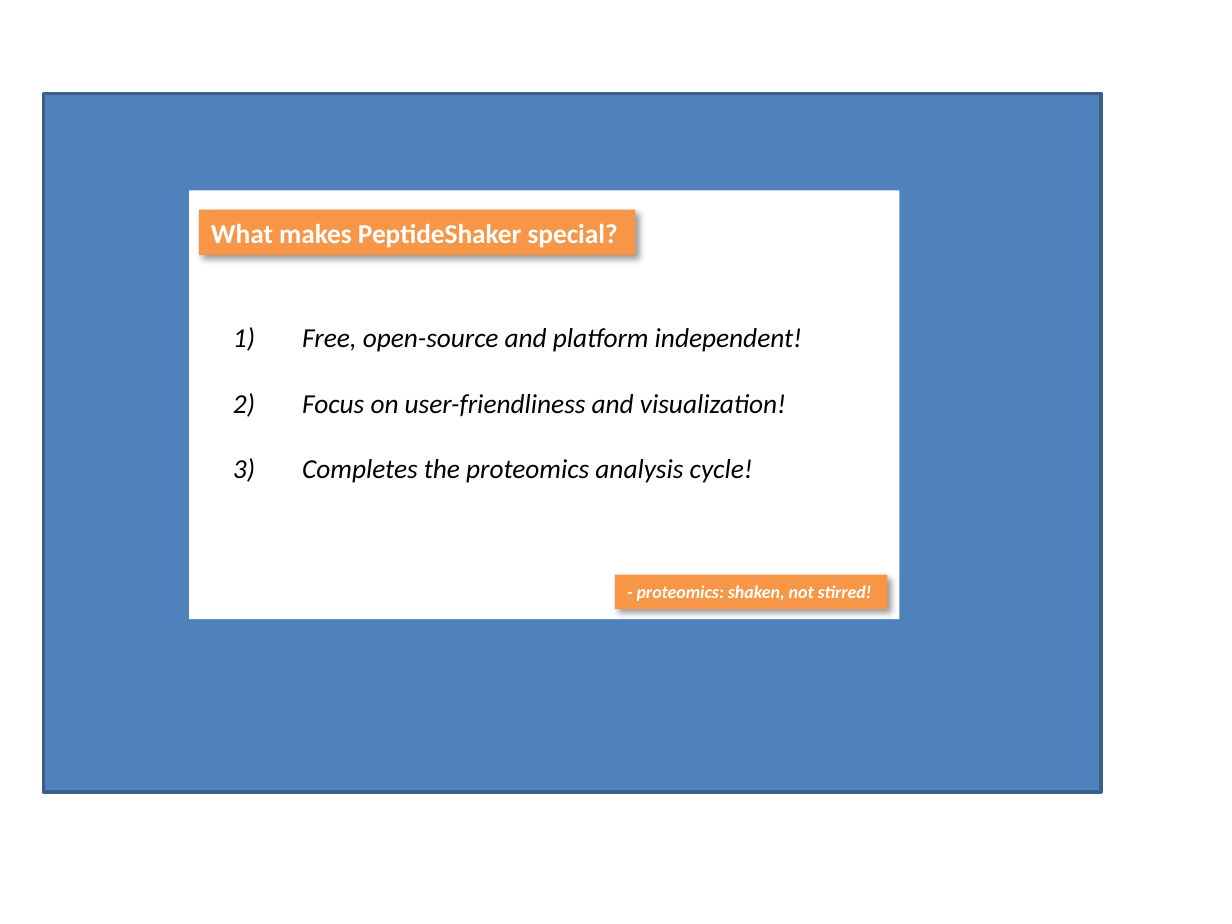
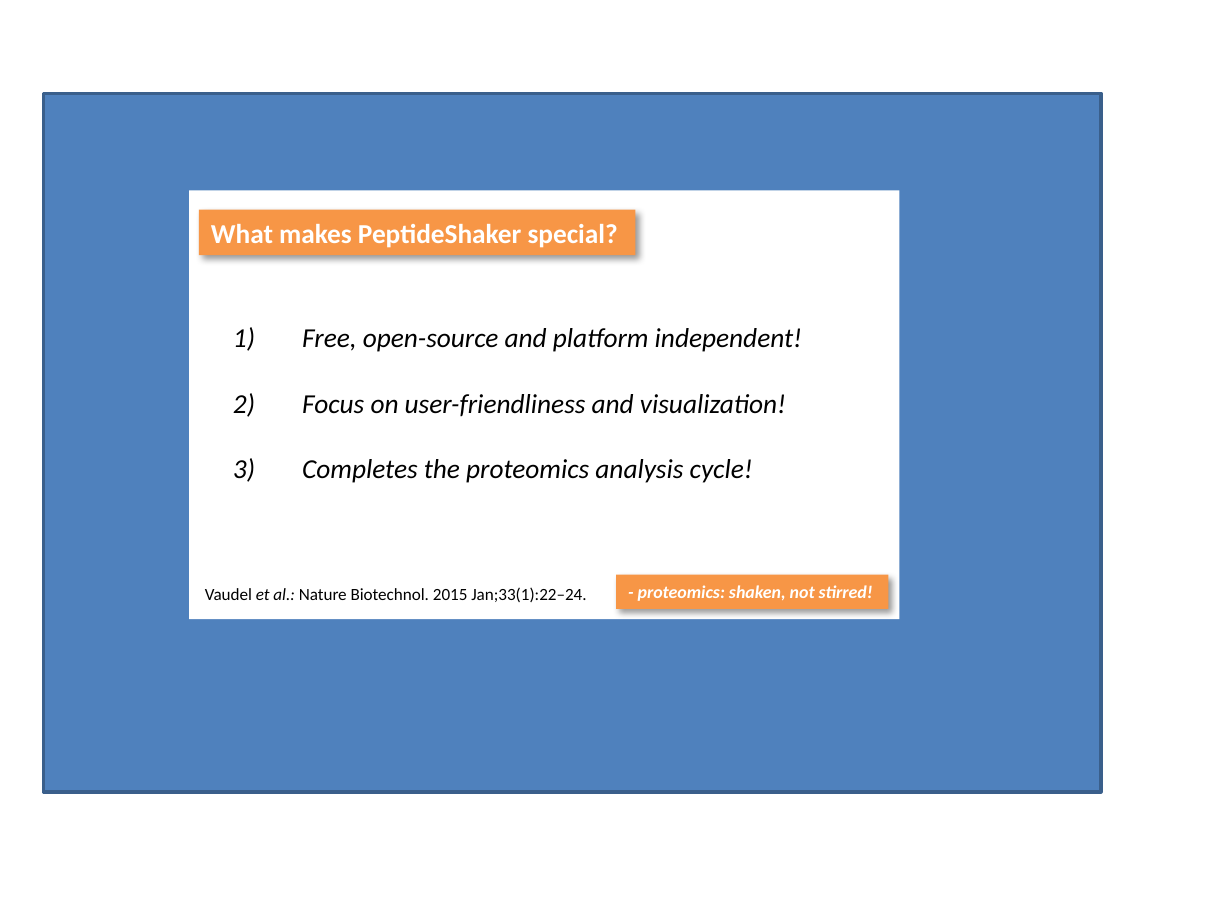
Before and after one commit to compomics/peptide-shaker, a slide deck: slide 1 of wiki/getting_started/getting_started.pptx. Drawn at 1232x924 pixels with LibreOffice and Linux fonts; fonts in the diff are those of the drawing. Boxes give left, top, right and bottom in pixels: in the first picture for what was removed or moved away, otherwise in the second. Text is boxed around its words. In the diff, an @@ line names an element or a change of style, - is before the commit and + after.

Commit message:
Added the PeptideShaker reference to the Getting Started slides.

```diff
--- a/wiki/getting_started/getting_started.pptx
+++ b/wiki/getting_started/getting_started.pptx
@@ text added at (205, 587, 586, 602), 10 pt, text #000000 @@
+Vaudel et al.: Nature Biotechnol. 2015 Jan;33(1):22–24.
```
